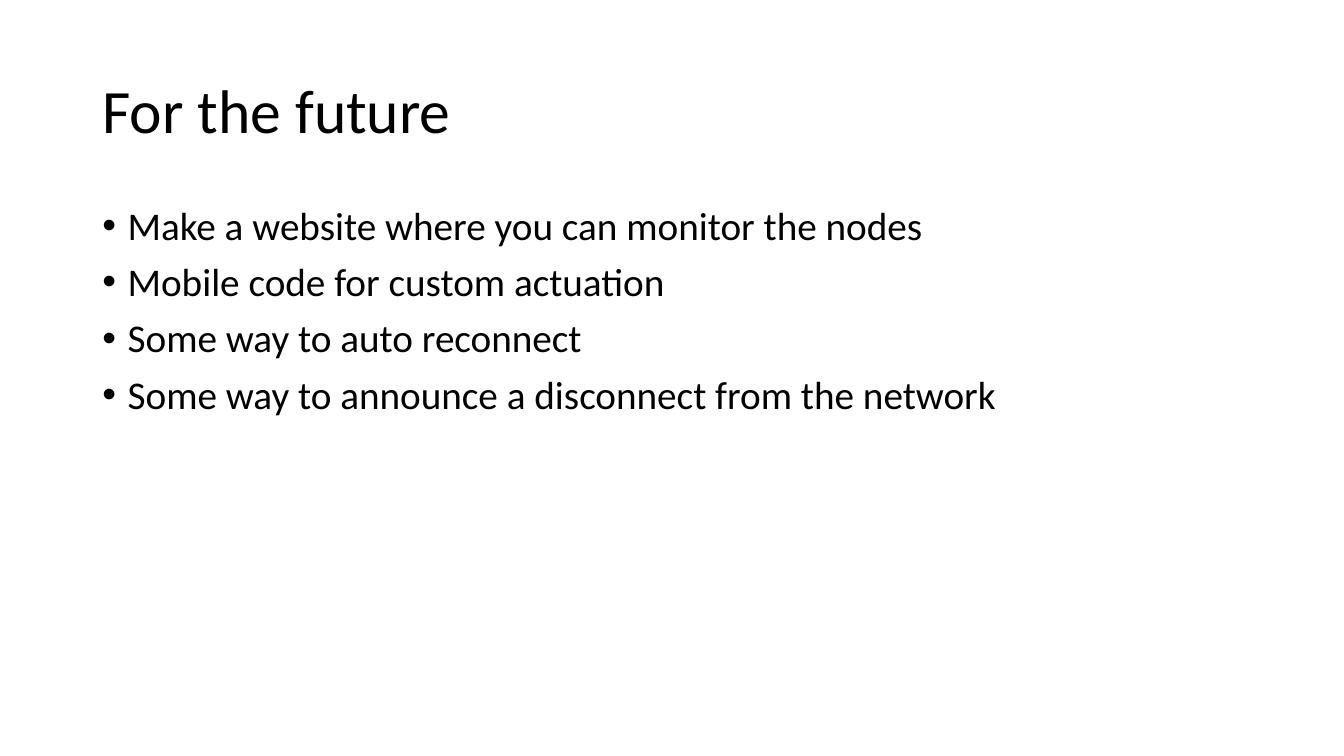
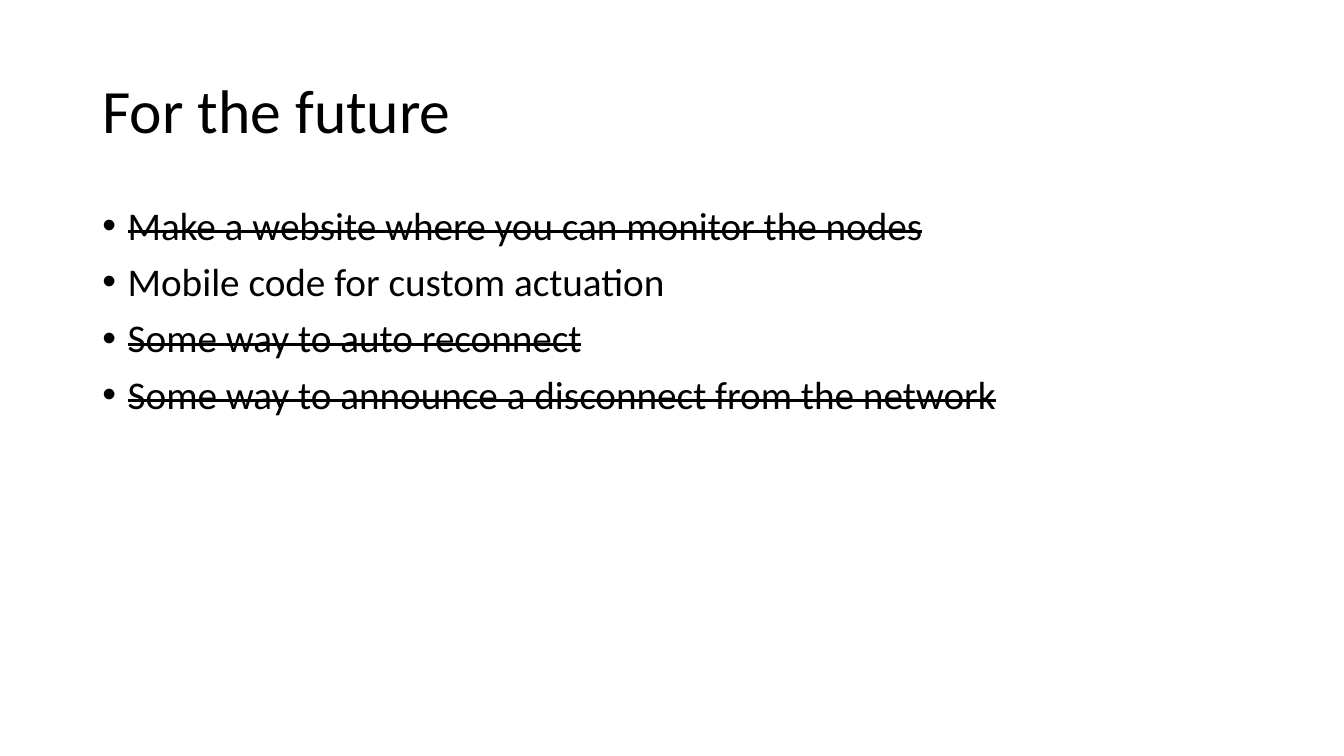
Before and after one commit to rush2sk8/Intel-Edison-PS, a slide deck: slide 7 of node network.pptx (slide 8 before the commit). Drawn at 1344x756 pixels with LibreOffice and Linux fonts; fonts in the diff are those of the drawing. Boxes give left, top, right and bottom in pixels: in the first picture for what was removed or moved away, otherwise in the second. Text is boxed around its words. In the diff, an @@ line names an element or a change of style, - is before the commit and + after.

```diff
--- a/node network.pptx
+++ b/node network.pptx
@@ text at bbox=[128, 212, 996, 416]: strikethrough on in "Make a website where you can monitor ...", "Some way to auto reconnect", "Some way to announce a disconnect from ..." @@
```
Also in this commit, not shown: 2 slides added, 1 slide removed, 15 other files.
